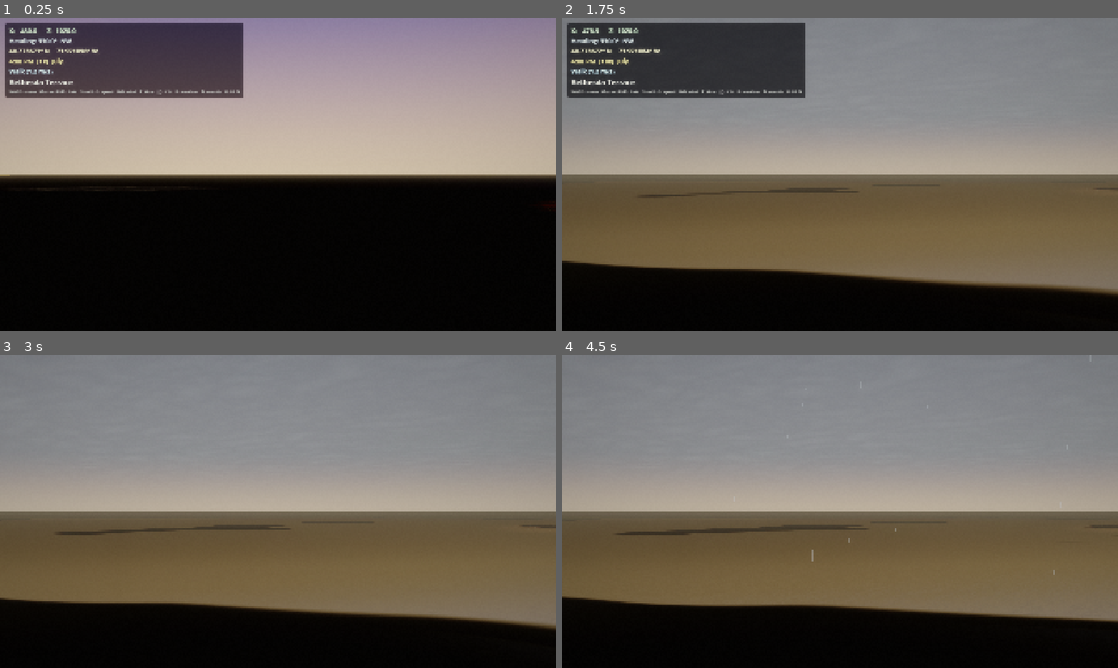
Above: before the commit, frames 1-4 (two rows, left to right).
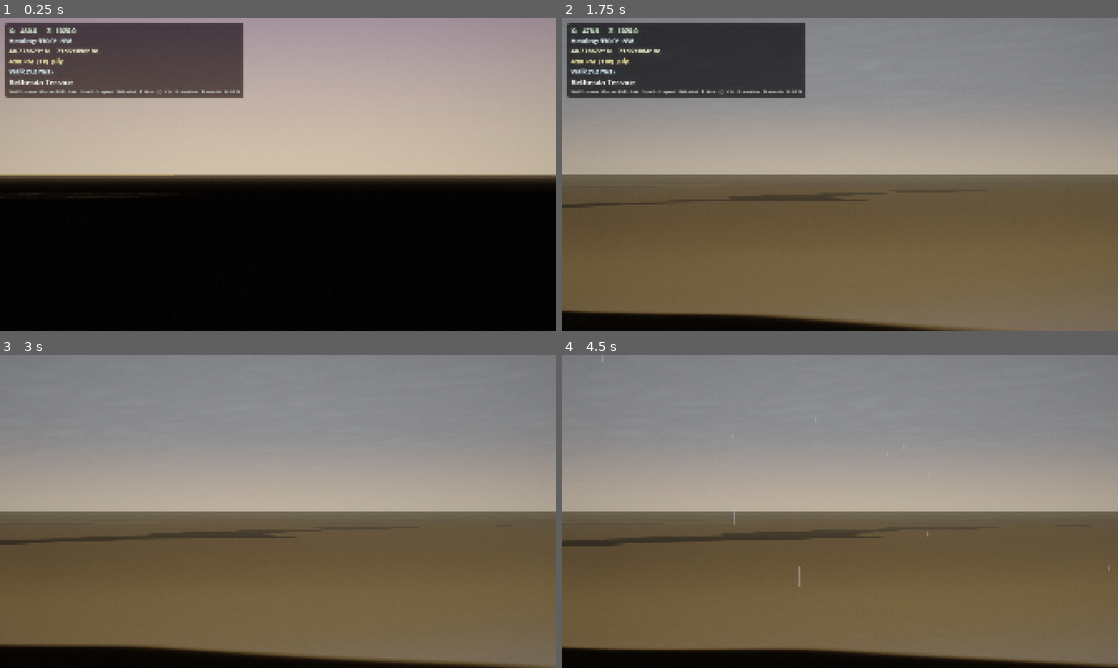
Above: after the commit, the same moments.

Repository: Central-Park-Walk/central-park-walk
Game: Godot game, scene res://main.tscn
The game is run twice, just before and just after one commit, with the same random seed, the same clock (stepped at 60 frames per second) and the same inputs.
Inputs (mouse positions are in pixels of both pictures, inside the frame that each line leads up to):
- Up to frame 1 (0.25 s): no input
- Up to frame 2 (1.75 s): tap Enter at 0.5 s; move the mouse to (962, 158) at 0.52 s; hold D 0.53-1.28 s; tap T at 0.6 s; click (962, 158) at 0.67 s; tap Space at 1.25 s; move the mouse to (728, 190) at 1.27 s; hold S from 1.28 s (still down); tap P at 1.35 s
- Up to frame 3 (3 s): move the mouse to (333, 442) at 2.02 s; release S at 2.03 s; hold D 2.03-2.78 s; tap G at 2.1 s; move the mouse to (250, 574) at 2.77 s; hold W from 2.78 s (still down); tap H at 2.85 s; click (250, 574) at 2.92 s
- Up to frame 4 (4.5 s): move the mouse to (1006, 558) at 3.52 s; release W at 3.53 s; hold A from 3.53 s (still down); tap 9 at 3.6 s; move the mouse to (673, 464) at 4.27 s; tap 0 at 4.35 s

The runs differ from the first frame. In frame 1, 0.2% of the frame differs, in the area x 1-100%, y 0-60%; in frame 2, 17%; in frame 3, 16%; in frame 4, 17%, in the area x 0-100%, y 29-100%.

Commit message:
FOV 29→20 degrees (100mm equivalent telephoto)
Trees felt too small at 70mm equivalent. 100mm compression makes
trees feel taller and closer, foreshortens depth — everything
feels more massive and immersive, like walking through a real forest.

Co-Authored-By: Claude Opus 4.6 (1M context) <noreply@anthropic.com>

Diff:
--- a/player.gd
+++ b/player.gd
@@ -40,7 +40,7 @@
 	var cam := Camera3D.new()
 	cam.name    = "Camera"
 	cam.current = true
-	cam.fov     = 29.0  # 70mm equivalent — telephoto, everything feels massive
+	cam.fov     = 20.0  # 100mm equivalent — trees feel tall and close, compression
 	var cam_attr := CameraAttributesPractical.new()
 	cam_attr.dof_blur_far_enabled    = true
 	cam_attr.dof_blur_far_distance   = 80.0    # start softening at 80m
